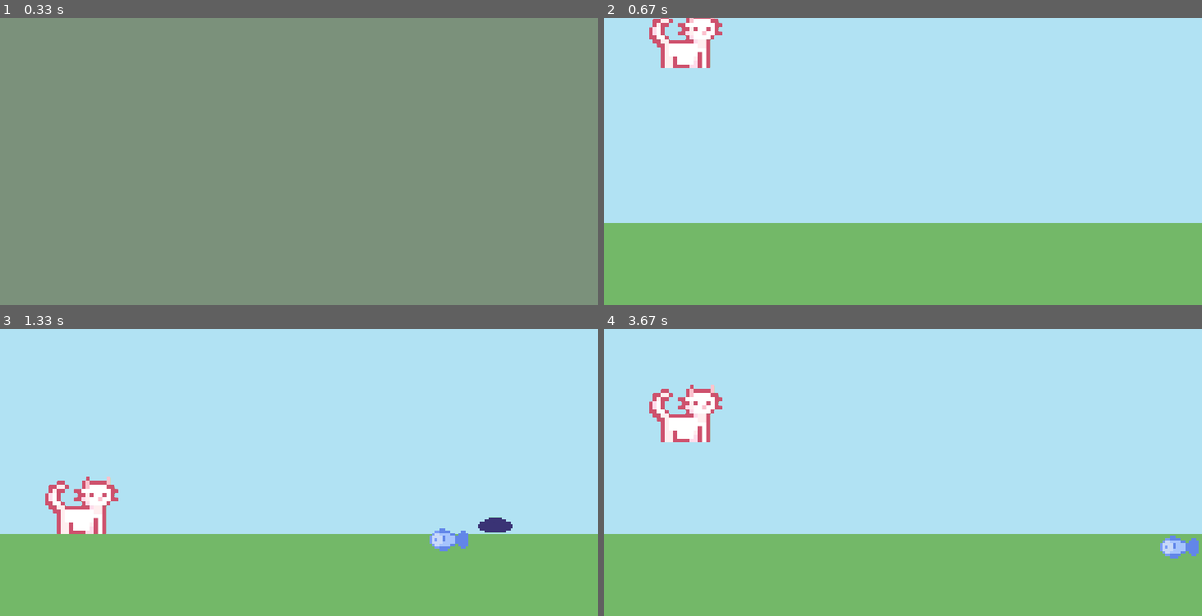
Above: before the commit, frames 1-4 (two rows, left to right).
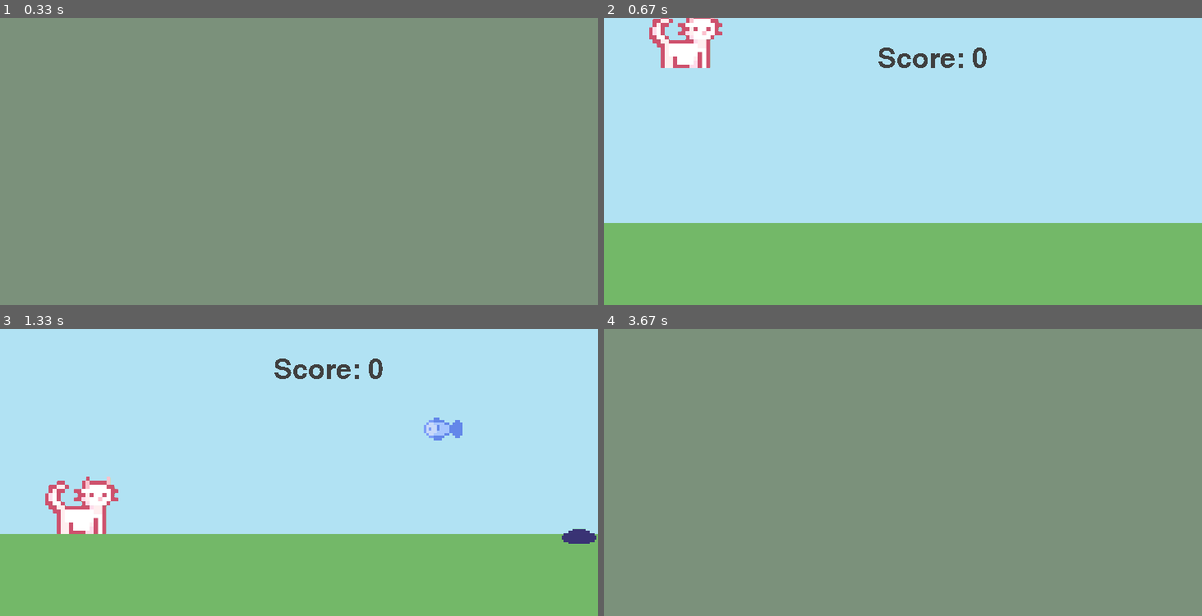
Above: after the commit, the same moments.

Repository: ShIIIrochka/py_game
Game: pygame game, started from pythongame/game.py
Same seed, same stepped clock (60 frames per second), same inputs: the game is played once before the commit and once after it.
Inputs:
- Up to frame 1 (0.33 s): no input
- Up to frame 2 (0.67 s): tap Space at 0.33 s
- Up to frame 3 (1.33 s): no input
- Up to frame 4 (3.67 s): tap Space at 2.17, 2.57, 2.87, 3.37, 3.5, 3.63 s

Frame 1 is identical in both runs. In frame 2, 0.5% of the frame differs, in the area x 45-65%, y 10-18%; in frame 3, 1.6%; in frame 4, 100%, in the area x 0-100%, y 0-100%.

Commit message:
поправила генерацию движения и баг со score

Diff:
--- a/pythongame/game.py
+++ b/pythongame/game.py
@@ -1,9 +1,19 @@
 import pygame
 from sys import exit
-import random
+from random import randint
 
 class Player(pygame.sprite.Sprite):
+    """
+    функции для игрока - спрайта кота
+    """
     def __init__(self, player_file, size, pos):
+
+        """
+        :param player_file: имя файла
+        :param size: размер спрайта
+        :param pos: расположение спрайта
+        """
+
         super().__init__()
         self.gravity = 0
         self.player_surf = pygame.image.load(player_file).convert_alpha()
@@ -12,6 +22,9 @@
         self.image = self.player_surf
 
     def jump(self):
+        """
+        описание прыжка игрока
+        """
         self.gravity += 1
         self.rect.y += self.gravity
         if self.rect.bottom >= 250:
@@ -19,58 +32,92 @@
             self.rect.bottom = 250
 
     def space_bottom(self):
+        """
+        если нажат пробел, спрайт игрока прыгает
+        """
         keys = pygame.key.get_pressed()
         if keys[pygame.K_SPACE] and self.rect.bottom == 250:
             self.gravity = -20
+
 
     def update(self):
         self.jump()
         self.space_bottom()
 
+
 class NPS(pygame.sprite.Sprite):
-    def __init__(self, file_name, scale):
+
+    def __init__(self, file_name, scale, speed, y_range):
+        """
+        :param file_name: имя файла
+        :param scale: размер спрайта
+        :param speed: скорость спрайта
+        :param y_range: диапазон генерации случайной координаты по оси y
+        """
         super().__init__()
         self.image = pygame.image.load(file_name).convert_alpha()
         self.image = pygame.transform.scale(self.image, scale)
         self.rect = self.image.get_rect()
-        self.rect.x = random.randint(800, 1000)
-        self.rect.y = random.randint(200, 270)
+        self.rect.x = randint(728, 1100)
+        self.rect.y = randint(y_range[0], y_range[1])  # Генерация случайной координаты Y в указанном диапазоне
+        self.speed = speed
 
     def update(self):
-        self.rect.x -= 6
+        """
+        движение спрайтов
+        """
+        self.rect.x -= self.speed
         if self.rect.x <= -100:
             self.kill()
+
 
 def collision_sprite():
     global score
     collisions = pygame.sprite.spritecollide(player, obstacle_group, False)
-    for fish in collisions:
-        fish.kill()
-        score += 1
-        return False
+
+    for sprite in collisions:
+        if sprite == fish:  # Проверьте, столкнулись ли вы с fish
+            sprite.kill()
+            score += 1
+        elif sprite == pit:  # Проверьте, столкнулись ли вы с pit
+            return False  # Верните False, чтобы вернуть игру на экран старта
+
+    score_surf = test_font.render(f'Score: {score}',False,(64,64,64))
+    score_rect = score_surf.get_rect(center = (400,50))
+    screen.blit(score_surf,score_rect)
+
     return True
 
+
+
+#параметры игрового окна
 WIDTH = 728
 HEIGHT = 350
 FPS = 60
 
 pygame.init()
-screen = pygame.display.set_mode((WIDTH, HEIGHT))
-pygame.display.set_caption("Моя игра")
+screen = pygame.display.set_mode((WIDTH, HEIGHT)) #создание окна игры
+pygame.display.set_caption("My Game") #название игры
 clock = pygame.time.Clock()
+
+test_font = pygame.font.Font(None, 50)
 
 score = 0
 
+# Загрузка и конвертация изображений
 sky_surface = pygame.image.load('sky.PNG').convert()
 ground_surface = pygame.image.load('ground.PNG').convert()
 
 player = Player('cat.PNG', (90, 90), (100, 250))
+
+pit = NPS('pit.PNG', (45, 45), 5, (230, 230))
+fish = NPS('fish.PNG', (50, 50), 6, (70, 120))
+start = Player('cat.stand.PNG', (200, 200), (364, 230))
+
+#группы
 player_group = pygame.sprite.GroupSingle(player)
 
 obstacle_group = pygame.sprite.Group()
-
-pit = NPS('pit.PNG', (45, 45))
-fish = NPS('fish.PNG', (50, 50))
 obstacle_group.add(pit, fish)
 
 # Флаги для состояния игры
@@ -78,8 +125,11 @@
 game_active = False
 
 while running:
+    #держим цикл на правильной скорости
     clock.tick(FPS)
+
     for event in pygame.event.get():
+        #обработка события закрытия окна
         if event.type == pygame.QUIT:
             pygame.quit()
             exit()
@@ -87,6 +137,7 @@
             if event.key == pygame.K_ESCAPE:
                 pygame.quit()
                 exit()
+
             if game_active:
                 if event.key == pygame.K_SPACE:
                     player.space_bottom()
@@ -103,8 +154,9 @@
         player_group.update()
 
         if not obstacle_group:
-            pit = NPS('pit.PNG', (45, 45))
-            fish = NPS('fish.PNG', (50, 50))
+
+            pit = NPS('pit.PNG', (45, 45), 5, (230, 230))
+            fish = NPS('fish.PNG', (50, 50), 6, (70, 120))
             obstacle_group.add(pit, fish)
 
         obstacle_group.draw(screen)
